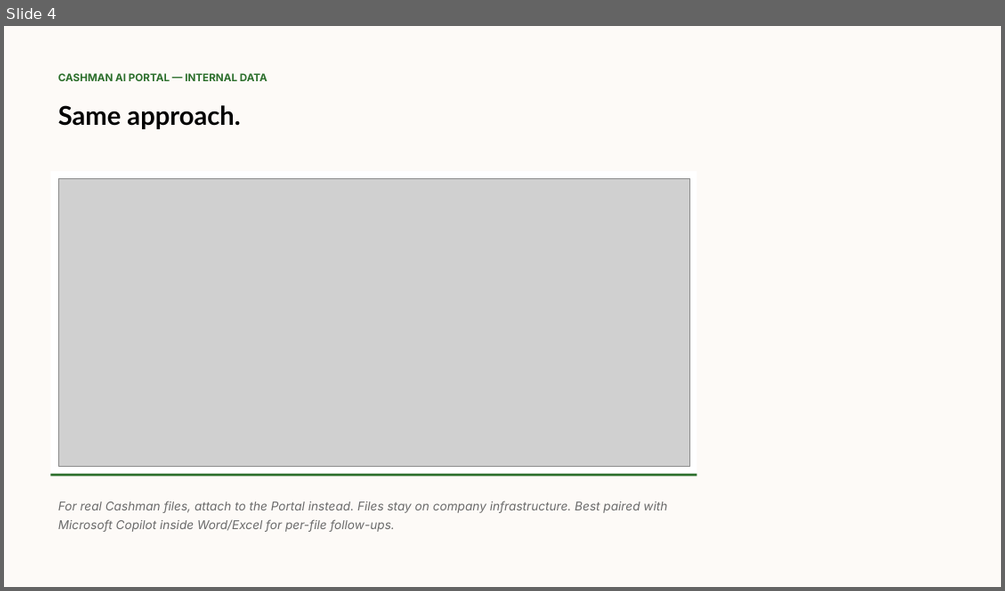
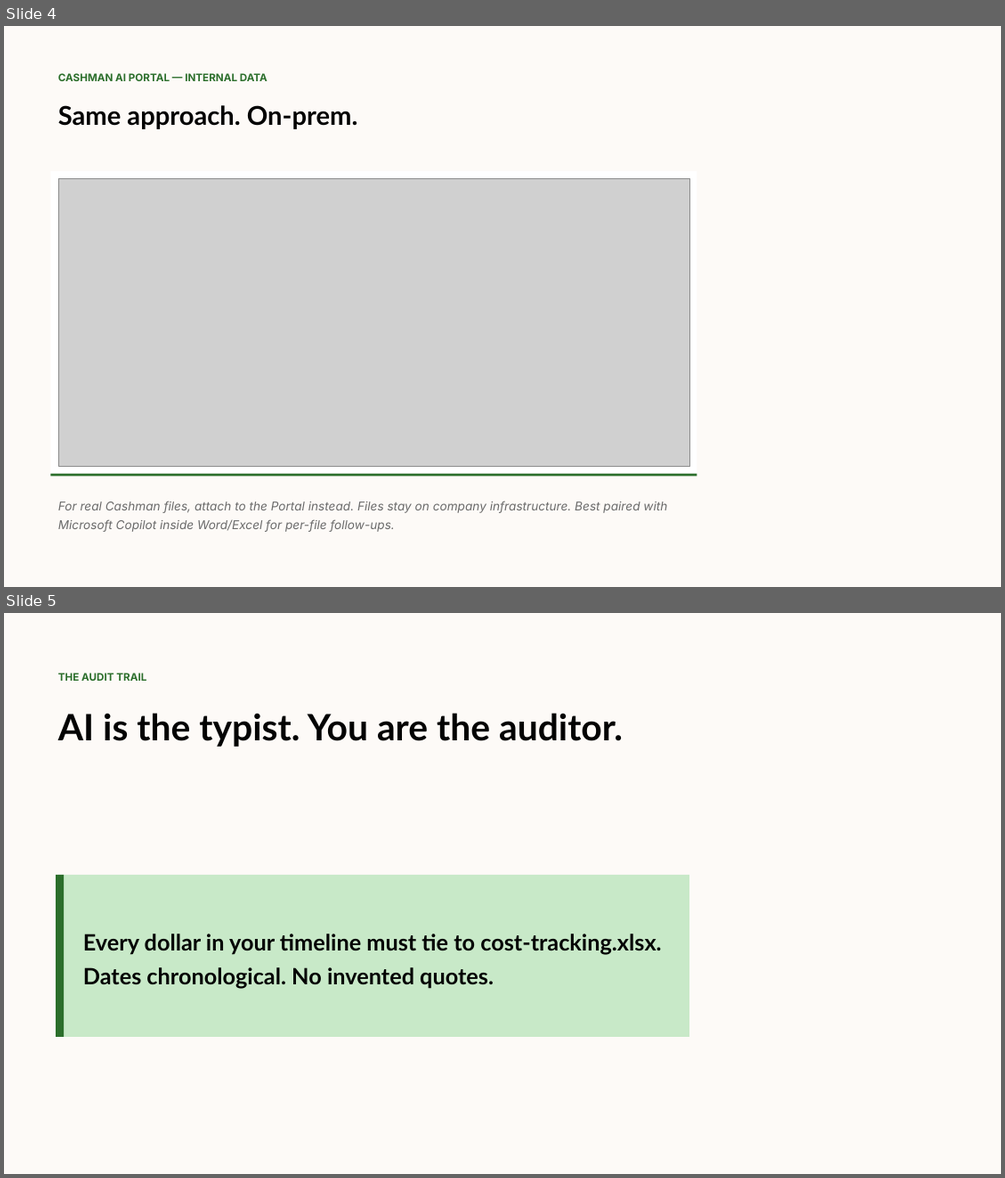
Before and after one commit to psun-jaycashman/cashman-ai-training, a slide deck: docs/video-scripts/slides/pptx/module-4/lesson-4-3-data-cleanup.pptx. Shown one above the other, each under a label of ours: slide 4 before the commit, slides 4 and 5 after it. The pictures are 1005x591 and 1005x1178 pixels, drawn with LibreOffice and Linux fonts; fonts in the diff are those of the drawing; grey boxes stand for pictures. Boxes give left, top, right and bottom in pixels: in the first picture for what was removed or moved away, otherwise in the second. Text is boxed around its words. In the diff, an @@ line names an element or a change of style, - is before the commit and + after.

```diff
--- a/docs/video-scripts/slides/pptx/module-4/lesson-4-3-data-cleanup.pptx
+++ b/docs/video-scripts/slides/pptx/module-4/lesson-4-3-data-cleanup.pptx
@@ slide 5 added at [4, 613, 1001, 1174], background #FDFAF7 @@
@@ text added at [58, 673, 146, 681], 12 pt, text #2B6E2B, bold @@
+THE AUDIT TRAIL
@@ text added at [58, 713, 623, 747], 42 pt, text #030303, bold @@
+AI is the typist. You are the auditor.
@@ rectangle added at [56, 875, 64, 1037], fill #2B6E2B @@
@@ rectangle added at [58, 875, 689, 1037], fill #C8E9C8 @@
@@ text added at [83, 933, 661, 989], 26 pt, text #030303, bold @@
+Every dollar in your timeline must tie to cost-tracking.xlsx.
+Dates chronological. No invented quotes.
@@ slide 4 changed as well @@
@@ text at [58, 105, 358, 129]: text changed @@
-Same approach.
+Same approach. On-prem.
```
Also in this commit, not shown: 3 other slides changed, 39 other files.
